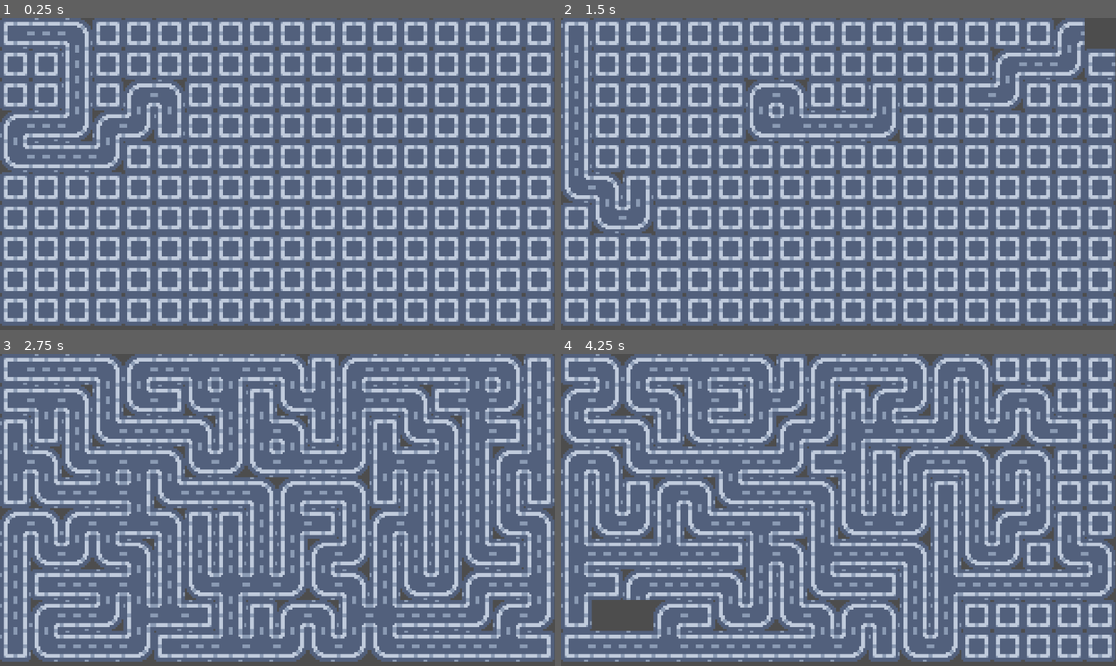
Above: before the commit, frames 1-4 (two rows, left to right).
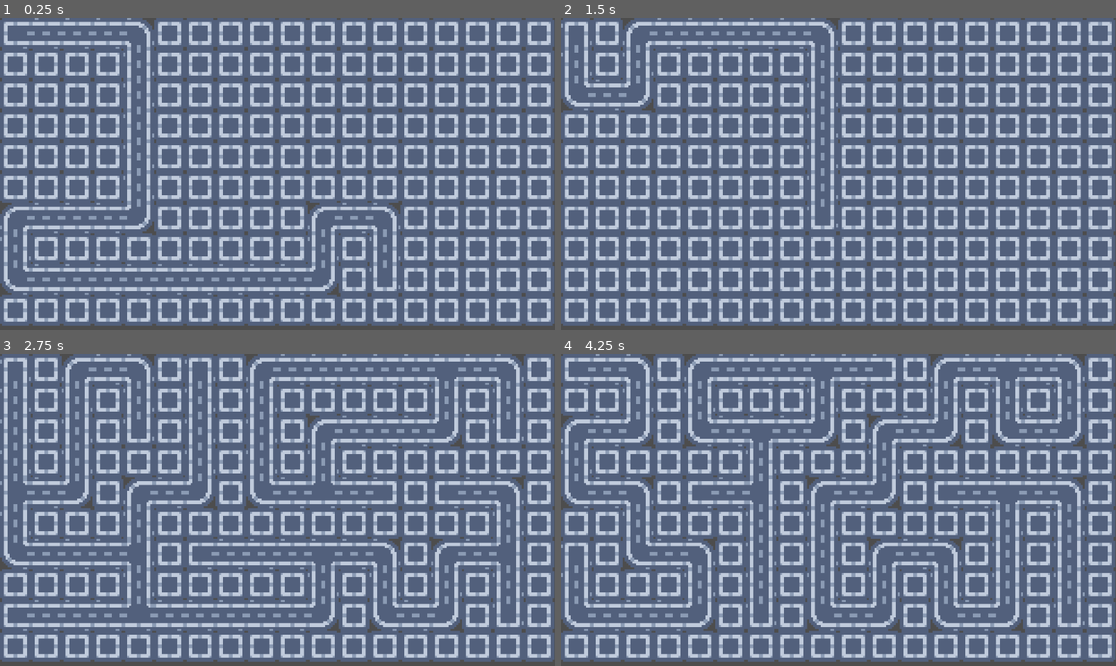
Above: after the commit, the same moments.

Repository: JYiuDev/ProGen_Studying
Game: Godot game, scene res://2D_topdown_recursivsBacktrackMaze/recursive_backtrack_world.tscn
The game is run twice, just before and just after one commit, with the same random seed, the same clock (stepped at 60 frames per second) and the same inputs. This scene is started directly instead of the project's main scene.
Inputs:
- Up to frame 1 (0.25 s): no input
- Up to frame 2 (1.5 s): tap Enter (ui_accept) at 0.5, 1.35 s; hold Enter (ui_accept) 0.53-1.28 s
- Up to frame 3 (2.75 s): tap Enter (ui_accept) at 1.52, 1.82 s; hold Enter (ui_accept) from 2.03 s (still down)
- Up to frame 4 (4.25 s): release Enter (ui_accept) at 2.78 s; tap Enter (ui_accept) at 2.85, 3.02, 3.32 s; hold Enter (ui_accept) from 3.53 s (still down)

The runs differ from the first frame. In frame 1, 8.1% of the frame differs, in the area x 0-73%, y 0-89%; in frame 2, 7.7%; in frame 3, 33%, in the area x 0-100%, y 0-99%; in frame 4, 30%.
Error before the commit: Trying to assign value of type 'Nil' to a variable of type 'Vector2'. (res://2D_topdown_recursivsBacktrackMaze/Scripts/recurbacktrack_generation.gd:72)
Error after the commit: Trying to assign value of type 'Nil' to a variable of type 'Vector2'. (res://2D_topdown_recursivsBacktrackMaze/Scripts/recurbacktrack_generation.gd:88)

Commit message:
update - step size increase 0.5

Diff:
--- a/2D_topdown_recursivsBacktrackMaze/Scripts/recurbacktrack_generation.gd
+++ b/2D_topdown_recursivsBacktrackMaze/Scripts/recurbacktrack_generation.gd
@@ -8,11 +8,13 @@
 
 var map_seed:int = 0
 
-var wall_directions:Dictionary = {Vector2.UP: N, Vector2.RIGHT: E, Vector2.DOWN: S, Vector2.LEFT: W}
+var wall_directions: Dictionary
+var wall_directions_uniform: Dictionary = {Vector2.UP: N, Vector2.RIGHT: E, Vector2.DOWN: S, Vector2.LEFT: W}
 var tile_size: int = 16
 var width: int = 18
 var height: int = 10
 var unvisited: Array
+var visited: Array
 
 #Tileset properties
 var tileset_collumns: int = 4
@@ -21,11 +23,22 @@
 #Random elements
 var random_remove_factor:float = 0.2
 
+#Step property?
+var step_size: int = 2
+
 @onready var tilemap:TileMap = $TileMap
 
 func _ready():
-	new_map_seed()
-	create_maze()
+	if step_size == 1:
+		wall_directions = wall_directions_uniform
+		new_map_seed()
+		create_maze()
+	else:
+		for key: Vector2 in wall_directions_uniform:
+			wall_directions[key * step_size] = wall_directions_uniform[key]
+		new_map_seed()
+		create_maze()
+
 
 func _input(event):
 	if event.is_action_pressed("ui_accept"):
@@ -49,8 +62,11 @@
 		for y in range(height):
 			#register tiles
 			var cell: Vector2 = Vector2(x,y)
-			unvisited.append(cell)
 			tilemap.set_cell(0, cell, 0, int_to_atlas(N|E|S|W))
+
+	for x in range(0, width, step_size):
+		for y in range(0, height, step_size):
+			unvisited.append(Vector2(x, y))
 
 			#print(atlas_to_int(tilemap.get_cell_atlas_coords(0, cell)) - wall_directions[Vector2.UP])
 
@@ -71,7 +87,7 @@
 		else:
 			current_cell = stack.pop_back()
 
-	random_remove_walls()
+	#random_remove_walls()
 
 
 func remove_walls(a_cell: Vector2, b_cell: Vector2):
@@ -79,6 +95,18 @@
 	var b_to_a: Vector2i = int_to_atlas(wall_directions[a_cell - b_cell])
 	tilemap.set_cell(0, a_cell, 0, tilemap.get_cell_atlas_coords(0, a_cell) - a_to_b)
 	tilemap.set_cell(0, b_cell, 0, tilemap.get_cell_atlas_coords(0, b_cell) - b_to_a)
+
+	if step_size > 1:
+		#fill in horizontal or vertical cell when step size is bigger than 1
+		var dir:Vector2 = (b_cell - a_cell).normalized()
+		var cur_cell: Vector2 = a_cell
+
+		for i in step_size - 1:
+			cur_cell = cur_cell + dir
+			if dir.x != 0:
+				tilemap.set_cell(0, cur_cell, 0, int_to_atlas(S|N))
+			else:
+				tilemap.set_cell(0, cur_cell, 0, int_to_atlas(E|W))
 
 func random_remove_walls():
 	#go through the tiles and remove tiles at random
--- /dev/null
+++ b/recursive_backtrack_world.tscn
@@ -0,0 +1,54 @@
+[gd_scene load_steps=5 format=3 uid="uid://dwsaiydxnb8nt"]
+
+[ext_resource type="Texture2D" uid="uid://dnmlyxp8vecug" path="res://Assets/Tilemap/maze_tiles.png" id="1_wijww"]
+[ext_resource type="Script" path="res://2D_topdown_recursivsBacktrackMaze/Scripts/recurbacktrack_generation.gd" id="1_x5nl5"]
+
+[sub_resource type="TileSetAtlasSource" id="TileSetAtlasSource_w61uv"]
+texture = ExtResource("1_wijww")
+1:0/0 = 0
+1:0/0/custom_data_0 = 1
+2:0/0 = 0
+2:0/0/custom_data_0 = 2
+3:0/0 = 0
+3:0/0/custom_data_0 = 3
+0:1/0 = 0
+0:1/0/custom_data_0 = 4
+1:1/0 = 0
+1:1/0/custom_data_0 = 5
+2:1/0 = 0
+2:1/0/custom_data_0 = 6
+3:1/0 = 0
+3:1/0/custom_data_0 = 7
+0:2/0 = 0
+0:2/0/custom_data_0 = 8
+1:2/0 = 0
+1:2/0/custom_data_0 = 9
+2:2/0 = 0
+2:2/0/custom_data_0 = 10
+3:2/0 = 0
+3:2/0/custom_data_0 = 11
+0:3/0 = 0
+0:3/0/custom_data_0 = 12
+1:3/0 = 0
+1:3/0/custom_data_0 = 13
+2:3/0 = 0
+2:3/0/custom_data_0 = 14
+3:3/0 = 0
+3:3/0/custom_data_0 = 15
+0:0/0 = 0
+
+[sub_resource type="TileSet" id="TileSet_lrhjw"]
+custom_data_layer_0/name = "maze_ID"
+custom_data_layer_0/type = 2
+sources/0 = SubResource("TileSetAtlasSource_w61uv")
+
+[node name="World" type="Node2D"]
+script = ExtResource("1_x5nl5")
+
+[node name="TileMap" type="TileMap" parent="."]
+tile_set = SubResource("TileSet_lrhjw")
+format = 2
+
+[node name="Camera2D" type="Camera2D" parent="."]
+anchor_mode = 0
+zoom = Vector2(3.995, 3.995)
